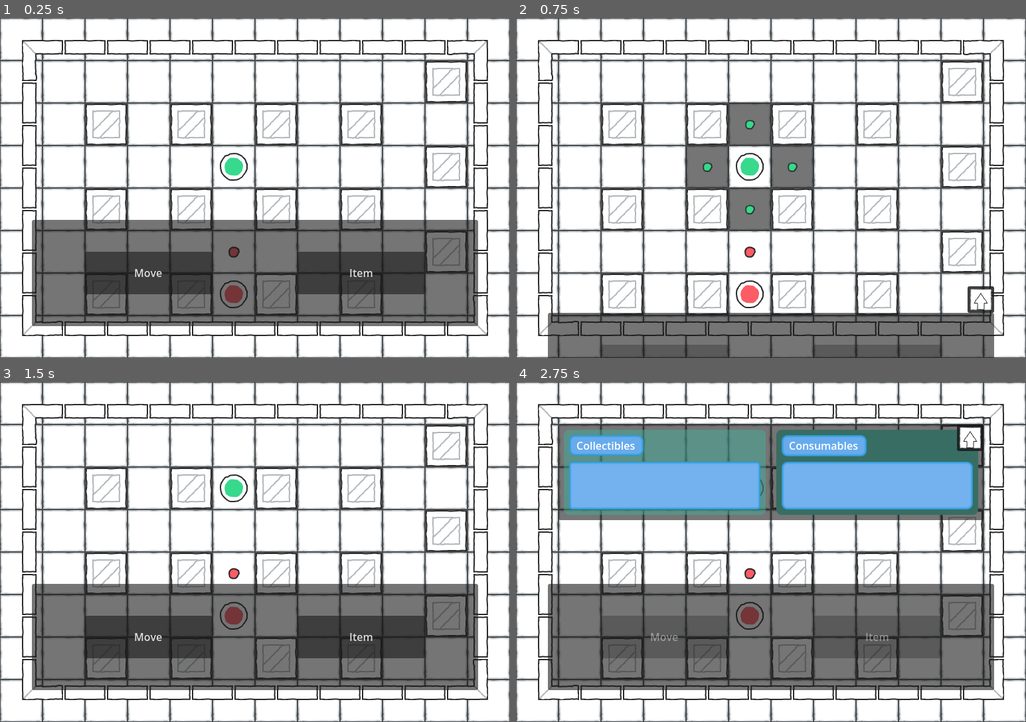
Above: before the commit, frames 1-4 (two rows, left to right).
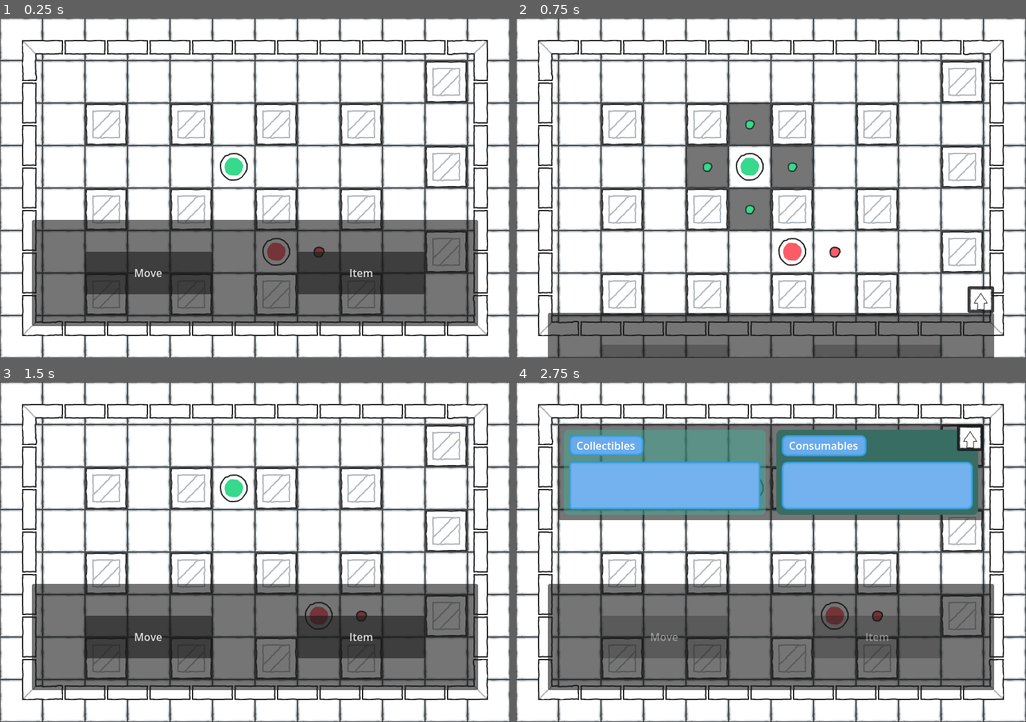
Above: after the commit, the same moments.

Repository: MagicOwl-Games/programmatura-definitive
Game: Godot game, scene res://Root.tscn
Same seed, same stepped clock (60 frames per second), same inputs: the game is played once before the commit and once after it.
Inputs (mouse positions are in pixels of both pictures, inside the frame that each line leads up to):
- Up to frame 1 (0.25 s): no input
- Up to frame 2 (0.75 s): click "Move" at 0.5 s
- Up to frame 3 (1.5 s): click (234, 487) at 1.25 s
- Up to frame 4 (2.75 s): click "Item" at 2 s

The runs differ from the first frame. In frame 1, 0.6% of the frame differs, in the area x 43-64%, y 64-86%; in frame 2, 0.6%; in frame 3, 0.6%; in frame 4, 0.6%.

Commit message:
feat: prototype enemy with fixed movements - horizontal

Diff:
--- a/scenes/Enemy.tscn
+++ b/scenes/Enemy.tscn
@@ -6,9 +6,6 @@
 
 [sub_resource type="RectangleShape2D" id="RectangleShape2D_x15ge"]
 size = Vector2(64, 64)
-
-[sub_resource type="RectangleShape2D" id="RectangleShape2D_crd5m"]
-size = Vector2(20, 48)
 
 [node name="Enemy" type="CharacterBody2D" unique_id=1794450006]
 script = ExtResource("1_55jtl")
@@ -41,12 +38,5 @@
 target_position = Vector2(28, 0)
 hit_from_inside = true
 
-[node name="DetectionArea" type="Area2D" parent="." unique_id=349799831]
-metadata/_edit_group_ = true
-
-[node name="CollisionShape2D" type="CollisionShape2D" parent="DetectionArea" unique_id=1663243637]
-shape = SubResource("RectangleShape2D_crd5m")
-debug_color = Color(0.76896435, 0.24604651, 0.68799853, 1)
-
-[node name="Sprite2D" type="Sprite2D" parent="DetectionArea" unique_id=1179171825]
+[node name="DetectionArea" type="Sprite2D" parent="." unique_id=1179171825]
 texture = ExtResource("3_mpr68")
--- a/scenes/stages/StageOne.tscn
+++ b/scenes/stages/StageOne.tscn
@@ -1735,4 +1735,4 @@
 position = Vector2(352, 224)
 
 [node name="Enemy" parent="." unique_id=1794450006 instance=ExtResource("3_fceun")]
-position = Vector2(352, 416)
+position = Vector2(416, 352)
--- a/scripts/enemy.gd
+++ b/scripts/enemy.gd
@@ -1,5 +1,20 @@
 extends CharacterBody2D
 
+var positions: Dictionary[String, Vector2] = {
+	"up": Vector2(0, -64),
+	"down": Vector2(0, 64),
+	"left": Vector2(-64, 0),
+	"right": Vector2(64, 0),
+}
+
+enum Enemy_Movement_Type {
+	HORIZONTAL,			# Move left to right, right to left
+	VERTICAL,			# Move up to down, down to up
+	L_SHAPED,			# one up/down, one left/right
+	FOUR_WAY			# one time in each direction
+};
+
+@export var movement_type: Enemy_Movement_Type;
 # TODO:
 # - each enemy should have a fixed path to follow until the player is found
 #	- i though about using areas to check the movement of the enemies, but
@@ -10,7 +25,7 @@
 #more or less squares)
 # TODO:
 # - the detection area can be turned to a blocked space (walls and obstacles),
-#while it shouldn't. It's better is the enemy finds another way to face, but checking
+#while it shouldn't. The enemy should find another way to face, but checking
 #the collision shapes after repositioning the enemy is not working.
 # TODO:
 # - has_overlapping_areas collides with any area, so it is conflicting with the
@@ -21,11 +36,26 @@
 	UP, DOWN, LEFT, RIGHT
 };
 
+enum Move_Direction {
+	LEFT = -1,
+	RIGHT = 1
+}
+
 @onready var up_raycast: RayCast2D = $MovementArea/UpRayCast2D;
 @onready var down_raycast: RayCast2D = $MovementArea/DownRayCast2D;
 @onready var left_raycast: RayCast2D = $MovementArea/LeftRayCast2D;
 @onready var right_raycast: RayCast2D = $MovementArea/RightRayCast2D;
-@onready var detection_area: Node2D = $DetectionArea;
+@onready var detection_area: Sprite2D = $DetectionArea;
+
+var current_enemy_x = 0;
+var current_enemy_y = 0;
+var last_enemy_x = current_enemy_x;
+var last_enemy_y = current_enemy_y;
+var next_enemy_x = 1;
+var next_enemy_y = 1;
+var move_direction = Move_Direction.RIGHT;
+
+const TILE_SIZE = 64;
 
 
 
@@ -35,6 +65,7 @@
 
 # Called when the node enters the scene tree for the first time.
 func _ready() -> void:
+	movement_type = Enemy_Movement_Type.HORIZONTAL if movement_type == null else movement_type;
 	# FIX: WOW!!! SUCH GOOD CODE MUCH WOW
 	#collision_areas = movement_area.get_children();
 	#detection_area.hide();
@@ -46,6 +77,100 @@
 	pass
 
 func _on_enemy_handle_is_moving_enemies_signal() -> void:
+	update_raycasts();
+
+	#var directions_array: Array[RayCast2D] = [
+		#up_raycast,
+		#down_raycast,
+		#left_raycast,
+		#right_raycast,
+	#];
+
+	handle_enemy_movement();
+
+	#var direction_to_move: RayCast2D = null;
+	#var direction_to_detect: RayCast2D = null;
+
+	# FIX: this loop is breaking the game, here and down below
+	# it was breaking because at some point the directions_array was full of null
+	#values, so I had to move it inside the function to make it work.
+	#while direction_to_move == null:
+		#var random_direction: Directions = Directions.values().pick_random();
+		#if not directions_array[random_direction].is_colliding():
+			#direction_to_move = directions_array[random_direction];
+	#
+	#match direction_to_move:
+		#up_raycast:
+			#position += positions.up;
+		#down_raycast:
+			#position += positions.down;
+		#left_raycast:
+			#position += positions.left;
+		#right_raycast:
+			#position += positions.right;
+			#
+	## updating raycasts again because i'm positioning the detection area now
+	## is it necessary? is it necessary to use the raycasts at all?
+	#update_raycasts();
+
+
+
+	#if direction_to_move.is_colliding():
+		#match direction_to_move:
+			#up_raycast:
+				#detection_area.position = positions.down;
+			#down_raycast:
+				#detection_area.position = positions.up;
+			#left_raycast:
+				#detection_area.position = positions.right;
+			#right_raycast:
+				#detection_area.position = positions.left;
+	#else:
+		#detection_area.position = direction_to_move.position;
+	#if direction_to_move.is_colliding():
+		#while direction_to_detect == null:
+			#var random_direction: Directions = Directions.values().pick_random();
+			#if not directions_array[random_direction].is_colliding():
+				#direction_to_detect = directions_array[random_direction];
+
+	#match direction_to_move:
+		#up_raycast:
+			#detection_area.position = Vector2(0, -64);
+		#down_raycast:
+			#detection_area.position = Vector2(0, 64);
+		#left_raycast:
+			#detection_area.position = Vector2(-64, 0);
+		#right_raycast:
+			#detection_area.position = Vector2(64, 0);
+
+
+func handle_enemy_movement() -> void:
+	# FIX: still don't know how to handle this movement, gotta check it soon
+
+
+	match movement_type:
+		Enemy_Movement_Type.HORIZONTAL:
+			if current_enemy_x == 1:
+				move_direction = Move_Direction.LEFT;
+			if current_enemy_x == -1:
+				move_direction = Move_Direction.RIGHT;
+
+			print("move_direction is %s" % move_direction);
+			current_enemy_x += move_direction;
+			print("current enemy x is %s" % current_enemy_x);
+
+			pass;
+		Enemy_Movement_Type.VERTICAL:
+			pass;
+		Enemy_Movement_Type.L_SHAPED:
+			pass;
+		Enemy_Movement_Type.FOUR_WAY:
+			pass;
+
+	self.position.x += (move_direction * TILE_SIZE);
+
+# TODO: this logic should be a helper, it's duplicated
+func init_detection_area() -> void:
 	update_raycasts();
 
 	var directions_array: Array[RayCast2D] = [
@@ -55,38 +180,6 @@
 		right_raycast,
 	];
 
-	var direction_to_move: RayCast2D = null;
-
-	# FIX: this loop is breaking the game, here and down below
-	# it was breaking because at some point the directions_array was full of null
-	#values, so I had to move it to inside the function to make it work.
-	while direction_to_move == null:
-		var random_direction: Directions = Directions.values().pick_random();
-		if not directions_array[random_direction].is_colliding():
-			direction_to_move = directions_array[random_direction];
-
-	match direction_to_move:
-		up_raycast:
-			position += Vector2(0, -64);
-		down_raycast:
-			position += Vector2(0, 64);
-		left_raycast:
-			position += Vector2(-64, 0);
-		right_raycast:
-			position += Vector2(64, 0);
-
-
-# TODO: this logic should be a helper, it's duplicated
-func init_detection_area() -> void:
-	update_raycasts();
-
-	var directions_array: Array[RayCast2D] = [
-		up_raycast,
-		down_raycast,
-		left_raycast,
-		right_raycast,
-	];
-
 	var enemy_vision: RayCast2D = null;
 
 	while enemy_vision == null:
@@ -96,13 +189,13 @@
 
 	match enemy_vision:
 		up_raycast:
-			detection_area.position += Vector2(0, -64);
+			detection_area.position += positions.up;
 		down_raycast:
-			detection_area.position += Vector2(0, 64);
+			detection_area.position += positions.down;
 		left_raycast:
-			detection_area.position += Vector2(-64, 0);
+			detection_area.position += positions.left;
 		right_raycast:
-			detection_area.position += Vector2(64, 0);
+			detection_area.position += positions.right;
 
 
 
Not shown, changed: readme.md
